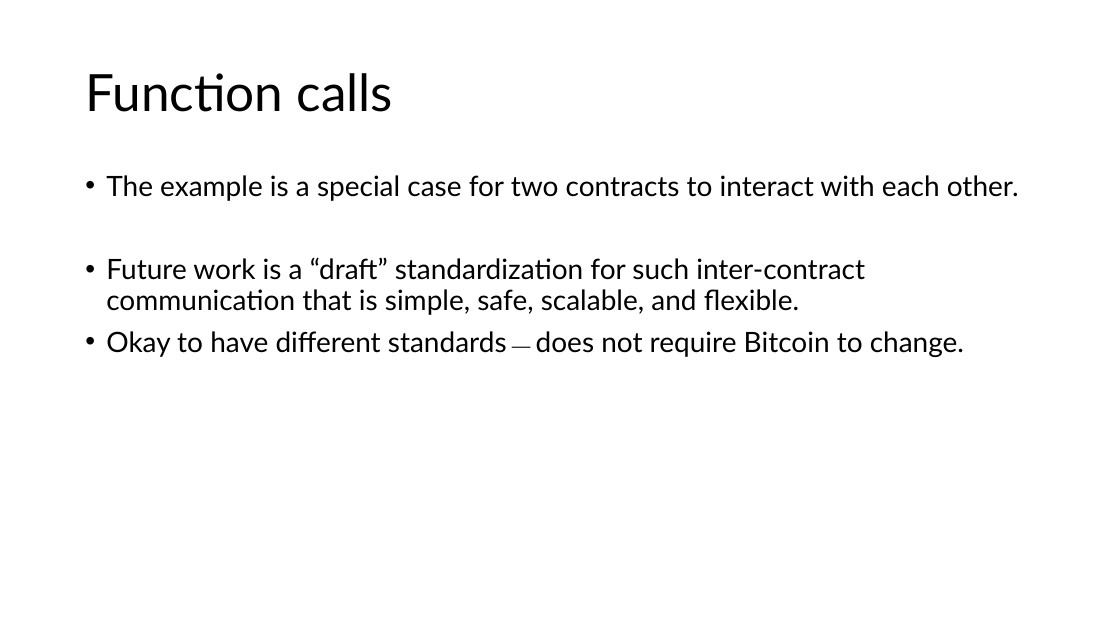
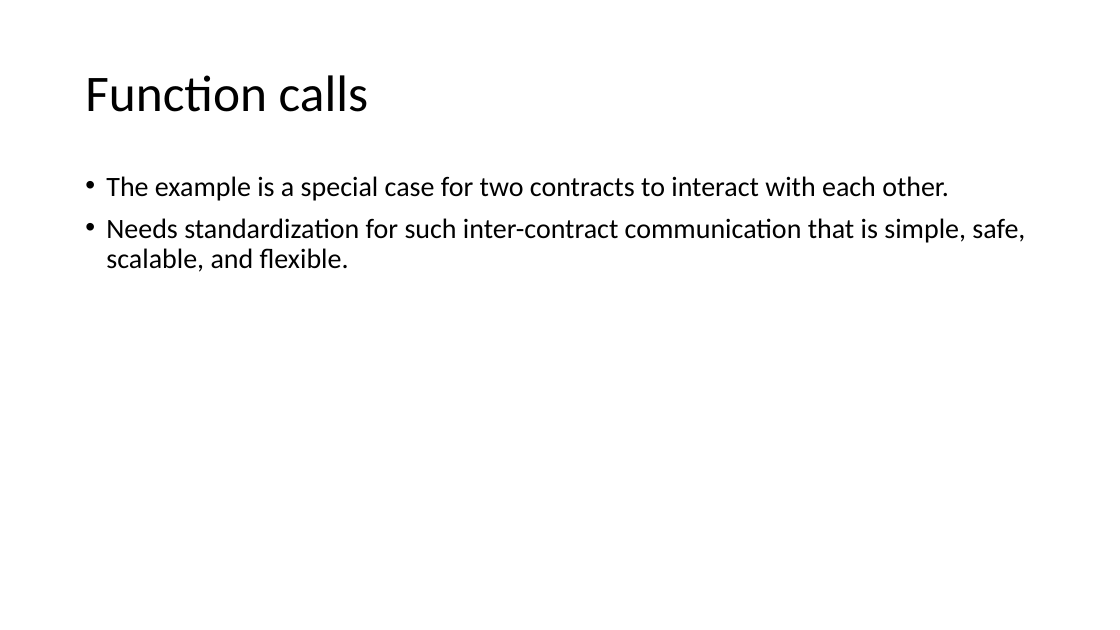
Before and after one commit to Bitcoin-Wildlife-Sanctuary/opcat-slides, a slide deck: slide 33 of opcat.pptx (slide 34 before the commit). Drawn at 1120x630 pixels with LibreOffice and Linux fonts; fonts in the diff are those of the drawing. Boxes give left, top, right and bottom in pixels: in the first picture for what was removed or moved away, otherwise in the second. Text is boxed around its words. In the diff, an @@ line names an element or a change of style, - is before the commit and + after.

```diff
--- a/opcat.pptx
+++ b/opcat.pptx
@@ title "Function calls" at [85,75,368,112]: font Lato to Calibri @@
@@ text at [106,176,949,201]: font Lato to Calibri in "The example is a special case for ..." @@
@@ text at [106,218,1025,272]: text changed; font Lato to Calibri @@
-• Future work is a “draft” standardization for such inter-contract communication that is simple, safe, scalable, and flexible.
-• Okay to have different standards — does not require Bitcoin to change.
+• Needs standardization for such inter-contract communication that is simple, safe, scalable, and flexible.
```
Also in this commit, not shown: 48 other slides changed, 5 slides added, 1 slide removed.
